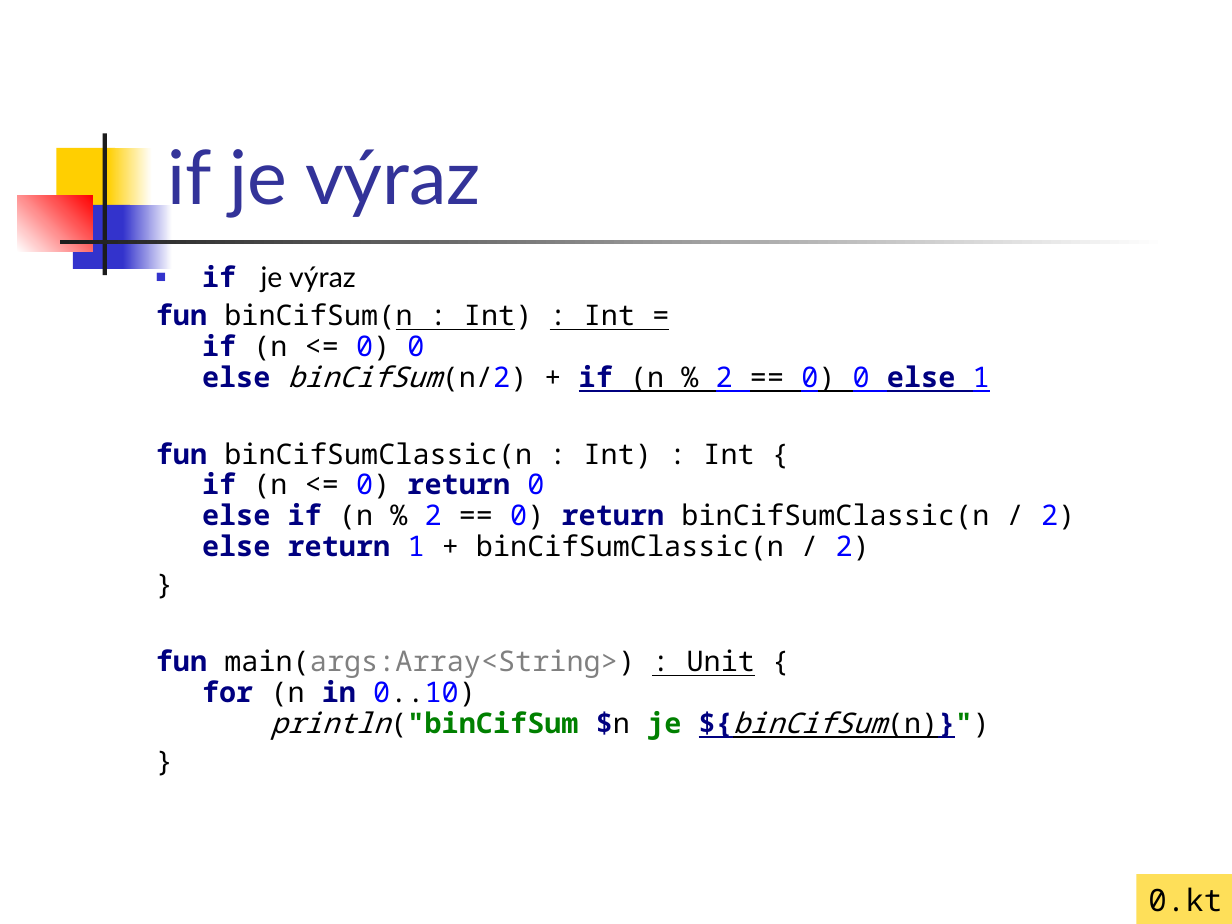
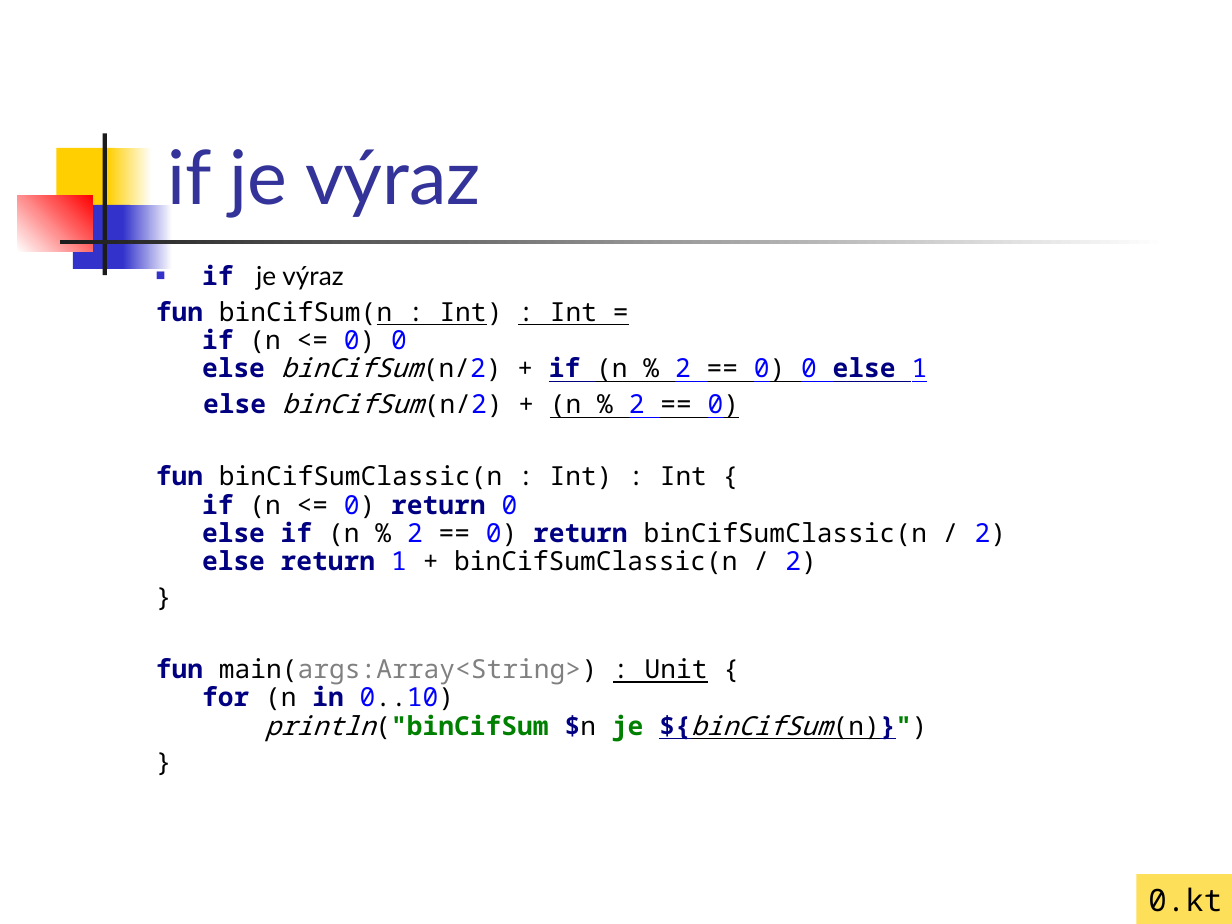
Before and after one commit to vmandro/Prednasky, a slide deck: slide 10 of 01/02_Kotlin.ppt. Drawn at 1232x924 pixels with LibreOffice and Linux fonts; fonts in the diff are those of the drawing. Boxes give left, top, right and bottom in pixels: in the first picture for what was removed or moved away, otherwise in the second. Text is boxed around its words. In the diff, an @@ line names an element or a change of style, - is before the commit and + after.

```diff
--- a/01/02_Kotlin.ppt
+++ b/01/02_Kotlin.ppt
@@ text at (156,264,1006,742): size 16.6 to 15.3 pt @@
@@ text at (203,393,739,418): paragraph added @@
+else binCifSum(n/2) + (n % 2 == 0)
```
Also in this commit, not shown: 5 other slides changed, 1 slide added, 3 other files.
